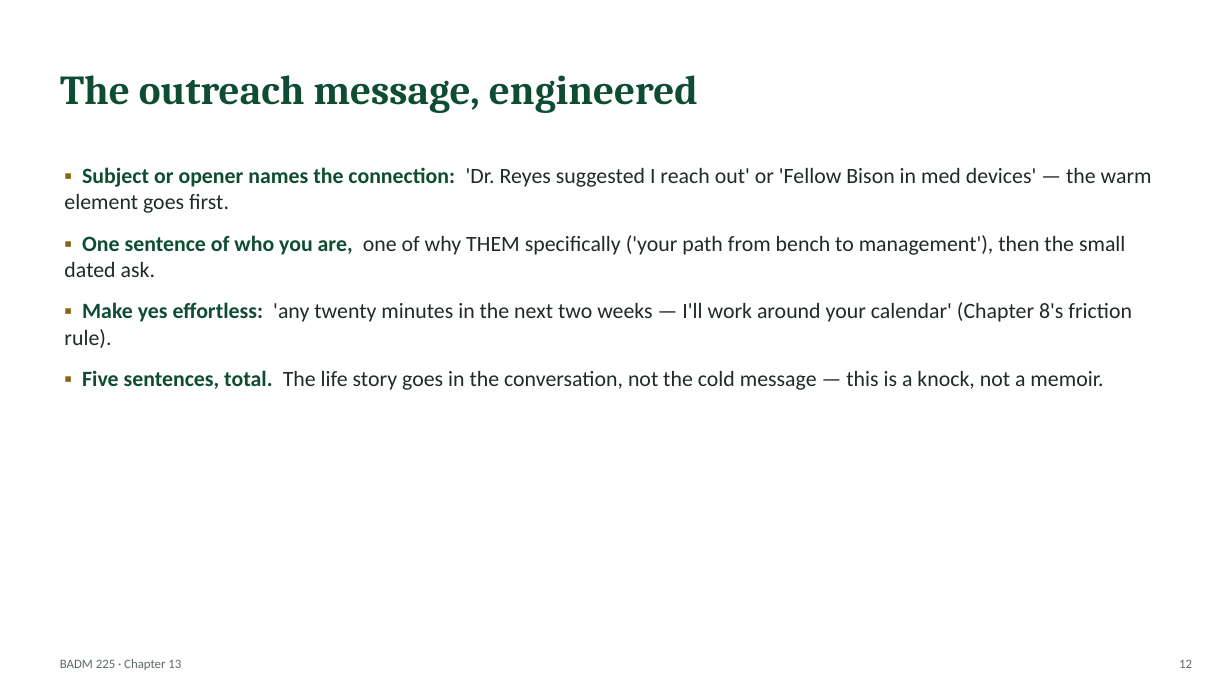
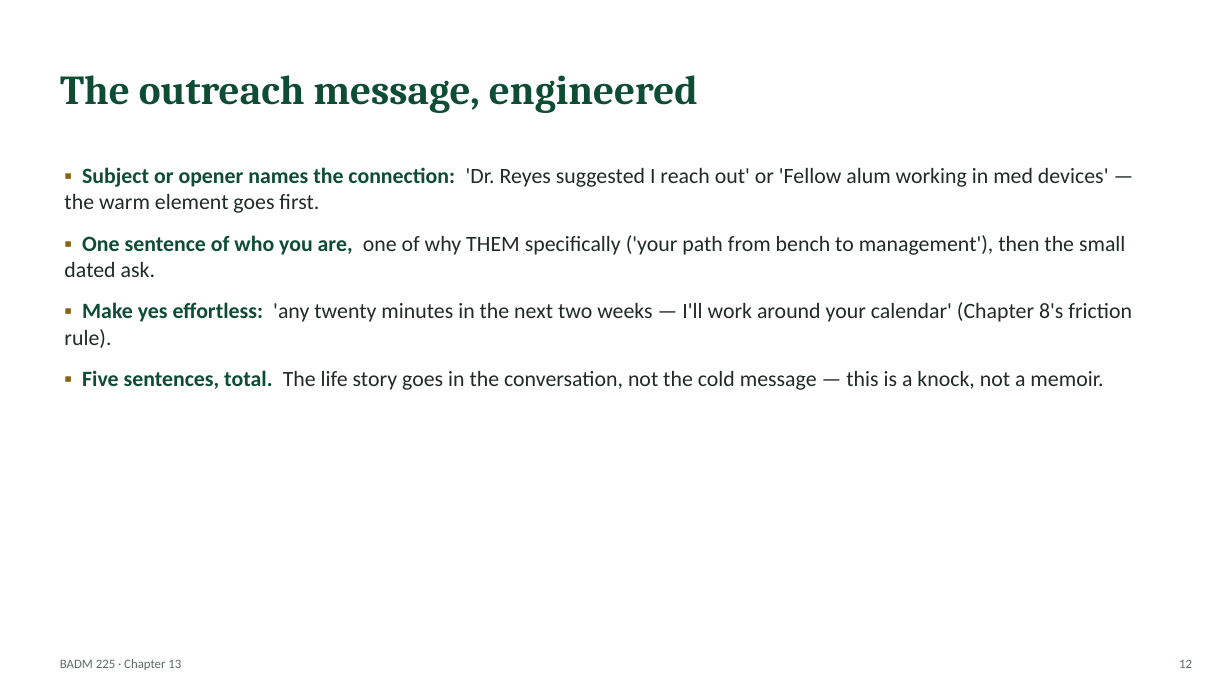
Before and after one commit to dbussan/badm-225, a slide deck: slide 12 of slides/ch13-job-search-and-resumes.pptx. Drawn at 1232x693 pixels with LibreOffice and Linux fonts; fonts in the diff are those of the drawing. Boxes give left, top, right and bottom in pixels: in the first picture for what was removed or moved away, otherwise in the second. Text is boxed around its words. In the diff, an @@ line names an element or a change of style, - is before the commit and + after.

```diff
--- a/slides/ch13-job-search-and-resumes.pptx
+++ b/slides/ch13-job-search-and-resumes.pptx
@@ text at (64, 167, 1109, 213): text changed @@
-▪ Subject or opener names the connection: 'Dr. Reyes suggested I reach out' or 'Fellow Bison in med devices' — the warm element goes first.
+▪ Subject or opener names the connection: 'Dr. Reyes suggested I reach out' or 'Fellow alum working in med devices' — the warm element goes first.
```
Also in this commit, not shown: 1 other slide changed, 44 other files.
